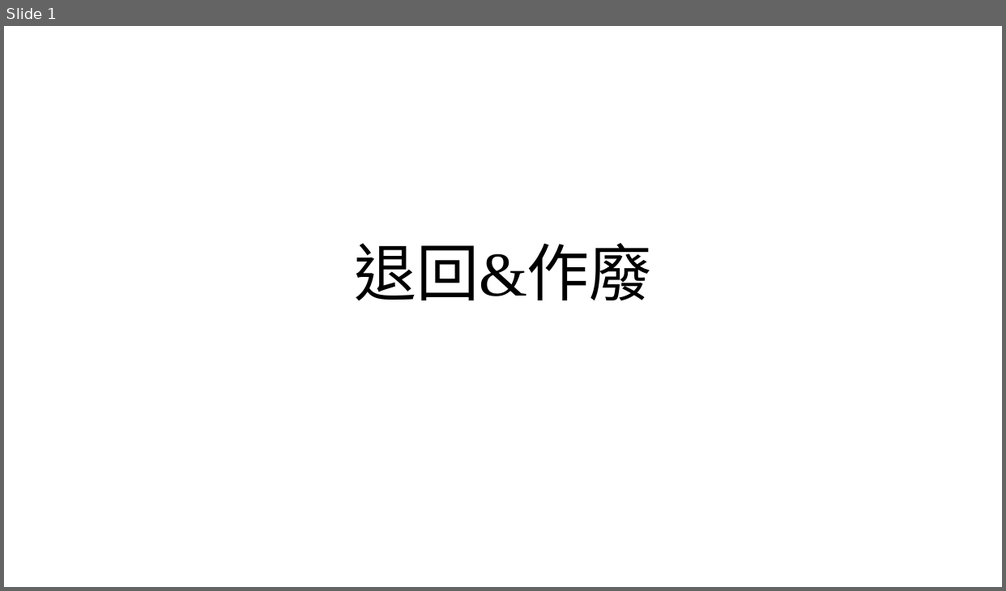
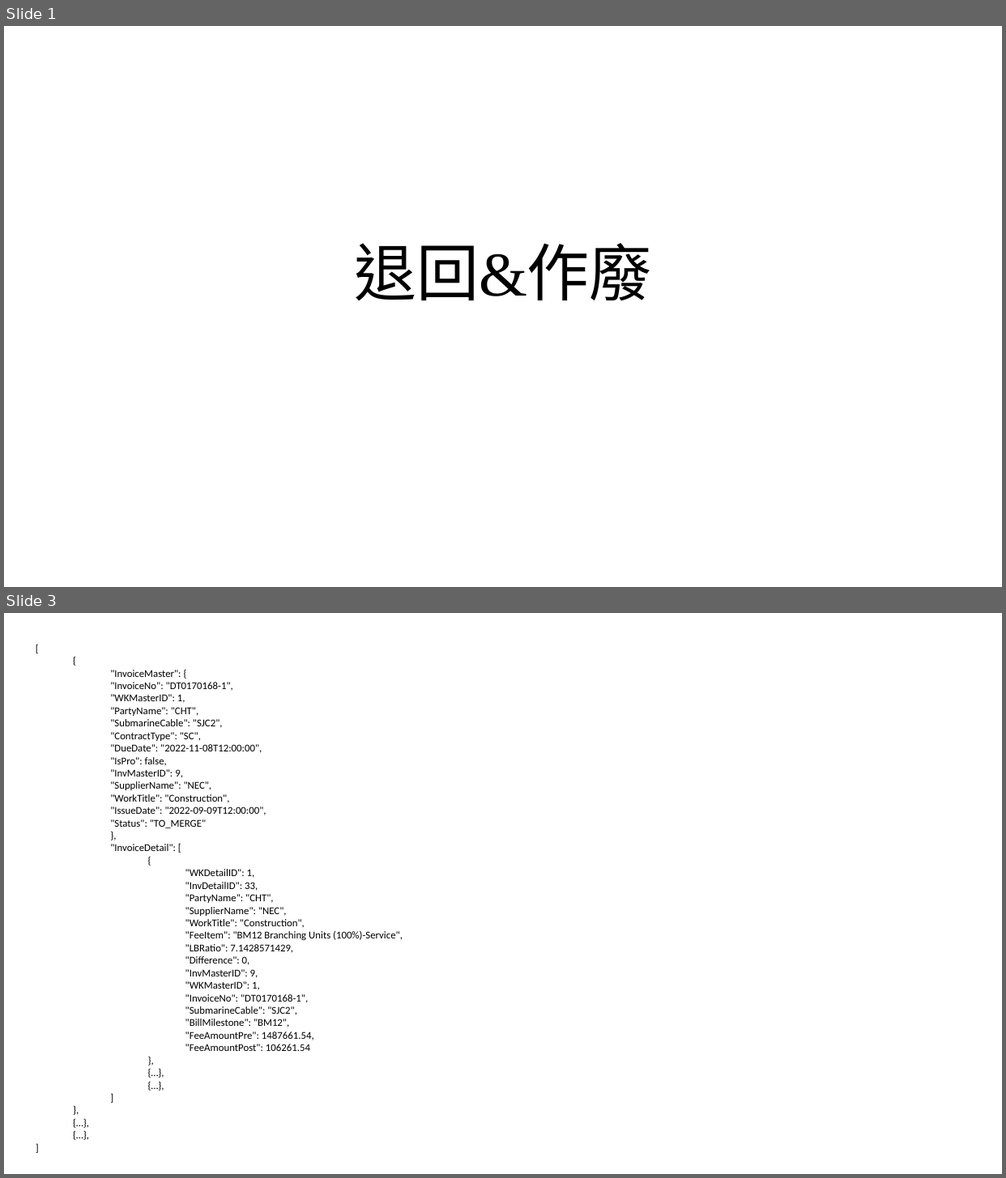
Before and after one commit to appletime81/cbp-sys-api, a slide deck: CBP專案/退回&作廢.pptx. Shown one above the other, each under a label of ours: slide 1 before the commit, slides 1 and 3 after it; the slides between them are not shown. The pictures are 1006x591 and 1006x1178 pixels, drawn with LibreOffice and Linux fonts; fonts in the diff are those of the drawing. Boxes give left, top, right and bottom in pixels: in the first picture for what was removed or moved away, otherwise in the second. Text is boxed around its words. In the diff, an @@ line names an element or a change of style, - is before the commit and + after.

```diff
--- a/CBP專案/退回&作廢.pptx
+++ b/CBP專案/退回&作廢.pptx
@@ slide 3 added at (4,613,1002,1174), background #FFFFFF @@
@@ text added at (110,670,403,1051), 10 pt, text #000000 @@
+[
+  {
+    "InvoiceMaster": {
+    "InvoiceNo": "DT0170168-1",
+    "WKMasterID": 1,
+    "PartyName": "CHT",
+    "SubmarineCable": "SJC2",
+    "ContractType": "SC",
+    "DueDate": "2022-11-08T12:00:00",
+    "IsPro": false,
+    "InvMasterID": 9,
+    "SupplierName": "NEC",
+    "WorkTitle": "Construction",
+    "IssueDate": "2022-09-09T12:00:00",
+    "Status": "TO_MERGE"
+    },
+    "InvoiceDetail": [
+      {
+        "WKDetailID": 1,
+        "InvDetailID": 33,
+        "PartyName": "CHT",
+        "SupplierName": "NEC",
+        "WorkTitle": "Construction",
+        "FeeItem": "BM12 Branching Units (100%)-Service",
+        "LBRatio": 7.1428571429,
+        "Difference": 0,
+        "InvMasterID": 9,
+        "WKMasterID": 1,
+        "InvoiceNo": "DT0170168-1",
+        "SubmarineCable": "SJC2",
+        "BillMilestone": "BM12",
+        "FeeAmountPre": 1487661.54,
+        "FeeAmountPost": 106261.54
+      },
+      {…},
+      {…},
+    ]
+  },
+  {…},
+  {…},
+]
```
Also in this commit, not shown: 3 other slides added, 1 slide removed, 3 other files.
